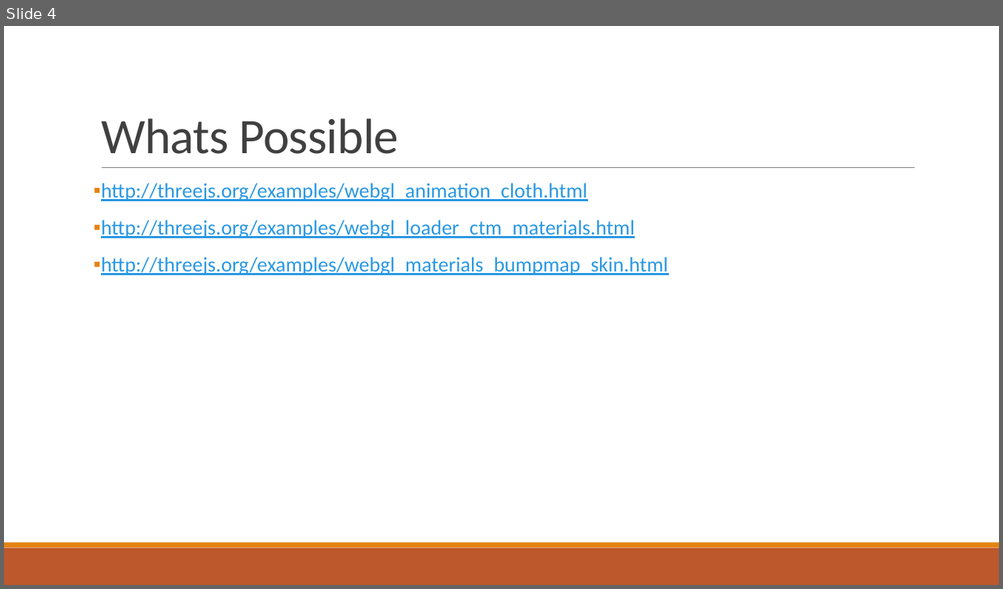
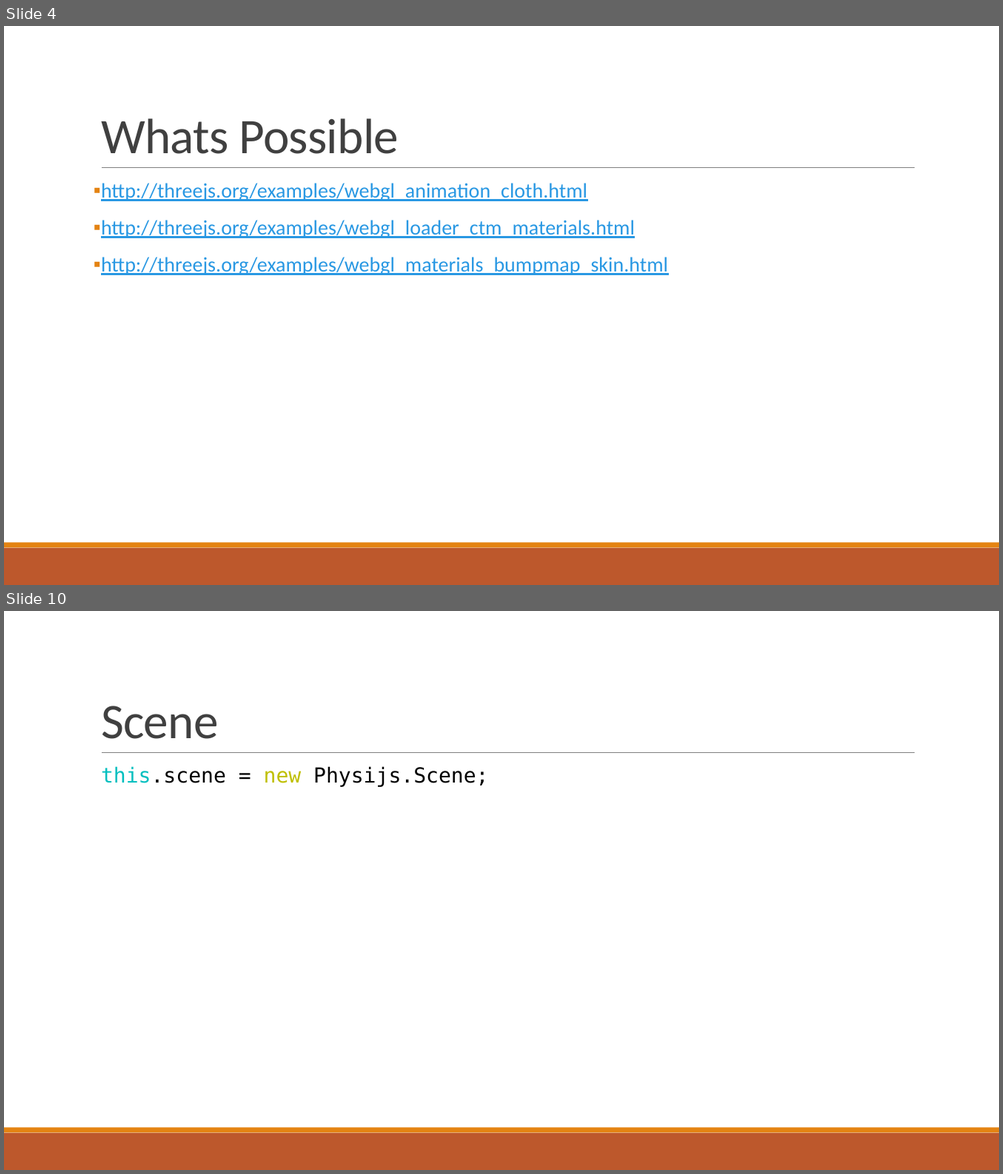
Before and after one commit to nburana/html5demo, a slide deck: notes/demo.pptx. Shown one above the other, each under a label of ours: slide 4 before the commit, slides 4 and 10 after it; the slides between them are not shown. The pictures are 1003x589 and 1003x1174 pixels, drawn with LibreOffice and Linux fonts; fonts in the diff are those of the drawing. Boxes give left, top, right and bottom in pixels: in the first picture for what was removed or moved away, otherwise in the second. Text is boxed around its words. In the diff, an @@ line names an element or a change of style, - is before the commit and + after.

```diff
--- a/notes/demo.pptx
+++ b/notes/demo.pptx
@@ slide 10 added at <box>4,611,999,1170</box>, background #FFFFFF; not listed: 3 template elements that a slide beside it also shows @@
@@ title added at <box>101,706,219,739</box>, 48 pt, text #404040 @@
+Scene
@@ text added at <box>101,766,488,787</box>, 20 pt, text #000000 @@
+  this.scene = new Physijs.Scene;
```
Also in this commit, not shown: 10 other slides added, 3 slides removed, 3 other files.
